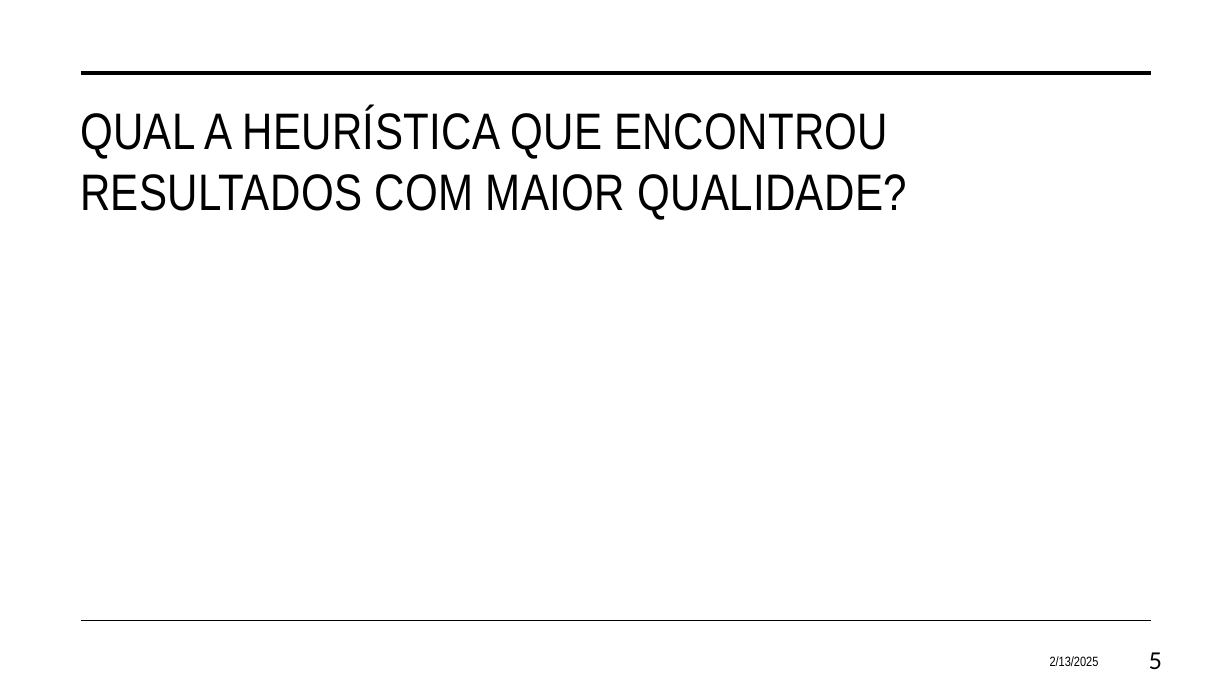
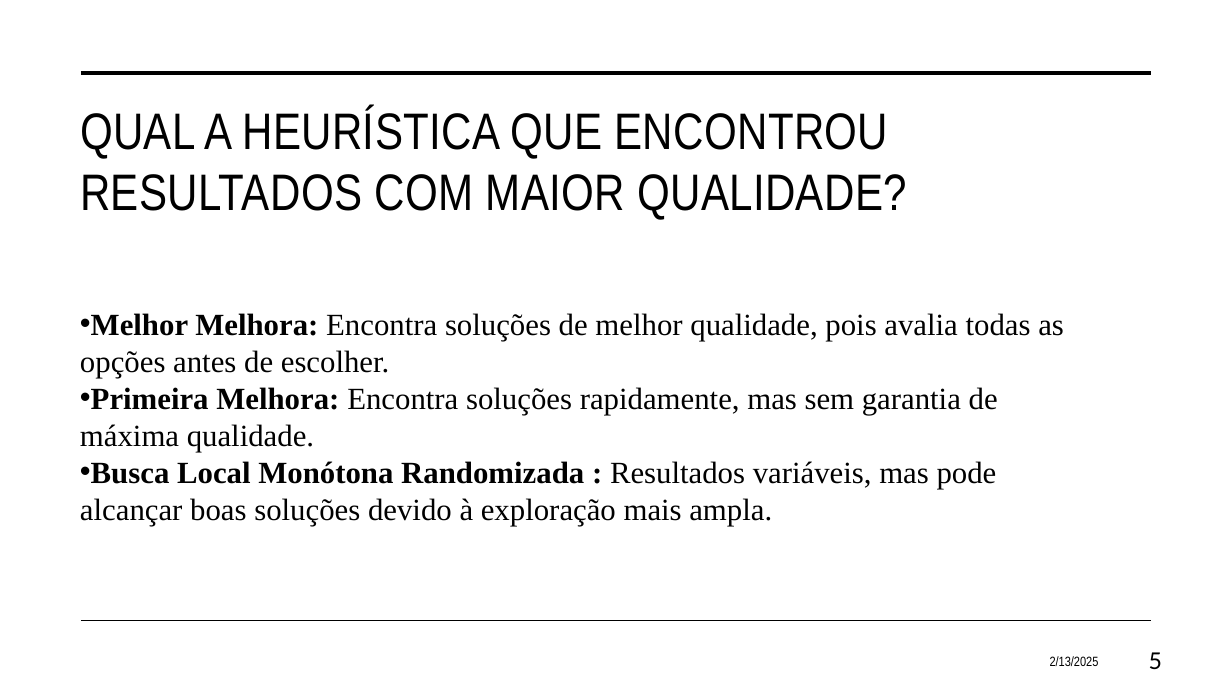
Before and after one commit to eduardosavian/heuristic-searches, a slide deck: slide 5 of documents/Presentation.pptx. Drawn at 1232x693 pixels with LibreOffice and Linux fonts; fonts in the diff are those of the drawing. Boxes give left, top, right and bottom in pixels: in the first picture for what was removed or moved away, otherwise in the second. Text is boxed around its words. In the diff, an @@ line names an element or a change of style, - is before the commit and + after.

```diff
--- a/documents/Presentation.pptx
+++ b/documents/Presentation.pptx
@@ text added at (80, 313, 1064, 526), 24 pt, text #000000 @@
+• Melhor Melhora: Encontra soluções de melhor qualidade, pois avalia todas as opções antes de escolher.
+• Primeira Melhora: Encontra soluções rapidamente, mas sem garantia de máxima qualidade.
+• Busca Local Monótona Randomizada : Resultados variáveis, mas pode alcançar boas soluções devido à exploração mais ampla.
```
Also in this commit, not shown: 5 other slides changed.
